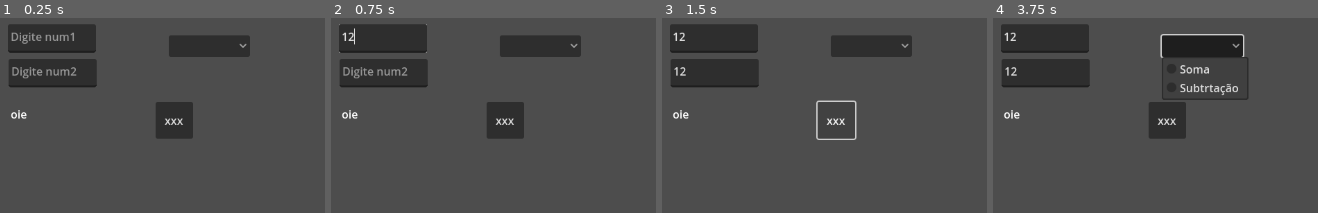
Above: before the commit, frames 1-4 (left to right).
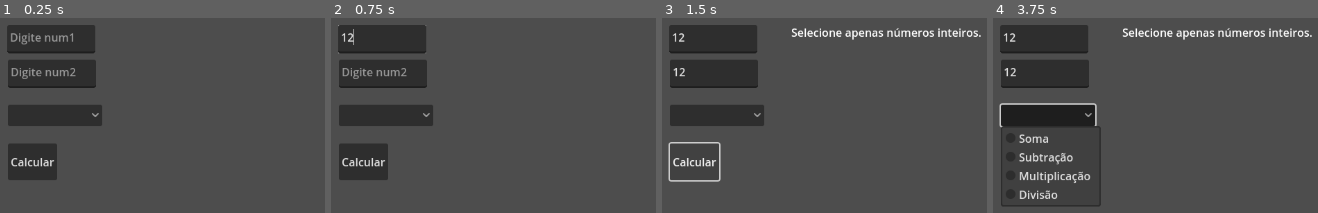
Above: after the commit, the same moments.

Repository: beatrizmota-pixel/PRDM
Game: Godot game, scene res://Atividade_17/calculadora.tscn
The game is run twice, just before and just after one commit, with the same random seed, the same clock (stepped at 60 frames per second) and the same inputs.
Inputs (mouse positions are in pixels of both pictures, inside the frame that each line leads up to; where the layout moved, square brackets give the same spot in the first picture):
- Up to frame 1 (0.25 s): no input
- Up to frame 2 (0.75 s): click (383, 39) at 0.52 s; type "12" at 0.6 s
- Up to frame 3 (1.5 s): click (714, 72) at 0.75 s; type "12" at 0.83 s; click "xxx" (after the commit: "Calcular") at 1.25 s
- Up to frame 4 (3.75 s): click "xxx" (after the commit: "Calcular") at 2 s; click "xxx" (after the commit: "Calcular") at 2.75 s; click (1048, 115) [1201, 45] at 3.5 s

The runs differ from the first frame. In frame 1, 12% of the frame differs, in the area x 2-77%, y 4-84%; in frame 2, 11%; in frame 3, 8.9%; in frame 4, 14%, in the area x 1-99%, y 4-97%.
Error before the commit: Invalid operands 'String' and 'String' in operator '-'. (res://Atividade_17/calculadora.gd:10)

Commit message:
Finalização_Atividade

Diff:
--- a/Atividades/Atividade_17/calculadora.gd
+++ b/Atividades/Atividade_17/calculadora.gd
@@ -2,10 +2,18 @@
 
 
 func _on_button_pressed() -> void:
-	print("Clicado")
 
 	if($OptionButton.get_selected_id() ==0):
-		$resultado.text = str(int($numero1.text)+ int($numero2.text))
+		$resultado.text = "O resultado é: " + str(int($numero1.text)+ int($numero2.text))
+
+	elif($OptionButton.get_selected_id() ==1):
+		$resultado.text = "O resultado é: " + str(int($numero1.text)-int($numero2.text))
+
+	elif($OptionButton.get_selected_id() ==2):
+		$resultado.text = "O resultado é: " + str(int($numero1.text)* int($numero2.text))
+
+	elif($OptionButton.get_selected_id() ==3):
+		$resultado.text = "O resultado é: " + str(int($numero1.text)/ int($numero2.text))
+
 	else:
-		$resultado.text = $numero1.text-$numero2.text
-	pass # Replace with function body.
+		$resultado.text = "Selecione apenas números inteiros."
--- a/Atividades/Atividade_17/calculadora.tscn
+++ b/Atividades/Atividade_17/calculadora.tscn
@@ -7,6 +7,10 @@
 anchors_preset = 15
 anchor_right = 1.0
 anchor_bottom = 1.0
+offset_left = -1.0
+offset_top = 1.0
+offset_right = -1.0
+offset_bottom = 1.0
 grow_horizontal = 2
 grow_vertical = 2
 tooltip_text = "edigite um num"
@@ -22,19 +26,18 @@
 
 [node name="resultado" type="Label" parent="."]
 layout_mode = 0
-offset_left = 50.0
-offset_top = 143.0
-offset_right = 234.0
-offset_bottom = 193.0
-text = "oie"
+offset_left = 222.0
+offset_top = 24.0
+offset_right = 406.0
+offset_bottom = 74.0
 
 [node name="Button" type="Button" parent="."]
 layout_mode = 0
-offset_left = 259.0
-offset_top = 137.0
-offset_right = 313.0
-offset_bottom = 190.0
-text = "xxx"
+offset_left = 47.0
+offset_top = 196.0
+offset_right = 118.0
+offset_bottom = 249.0
+text = "Calcular"
 
 [node name="numero2" type="TextEdit" parent="."]
 offset_left = 47.0
@@ -45,14 +48,18 @@
 
 [node name="OptionButton" type="OptionButton" parent="."]
 layout_mode = 0
-offset_left = 278.0
-offset_top = 41.0
-offset_right = 310.0
-offset_bottom = 61.0
-item_count = 2
+offset_left = 47.0
+offset_top = 140.0
+offset_right = 183.0
+offset_bottom = 171.0
+item_count = 4
 popup/item_0/text = "Soma"
 popup/item_0/id = 0
-popup/item_1/text = "Subtrtação"
+popup/item_1/text = "Subtração"
 popup/item_1/id = 1
+popup/item_2/text = "Multiplicação"
+popup/item_2/id = 2
+popup/item_3/text = "Divisão"
+popup/item_3/id = 3
 
 [connection signal="pressed" from="Button" to="." method="_on_button_pressed"]
